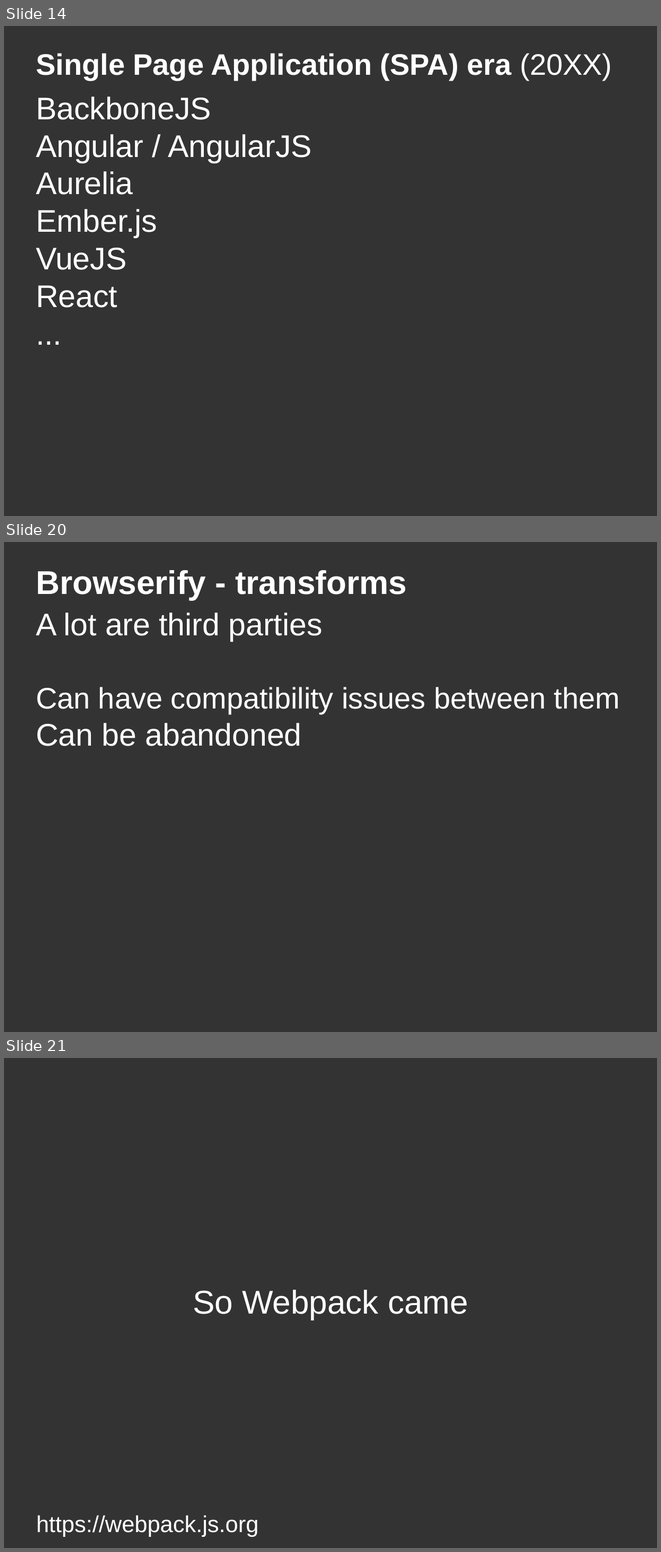
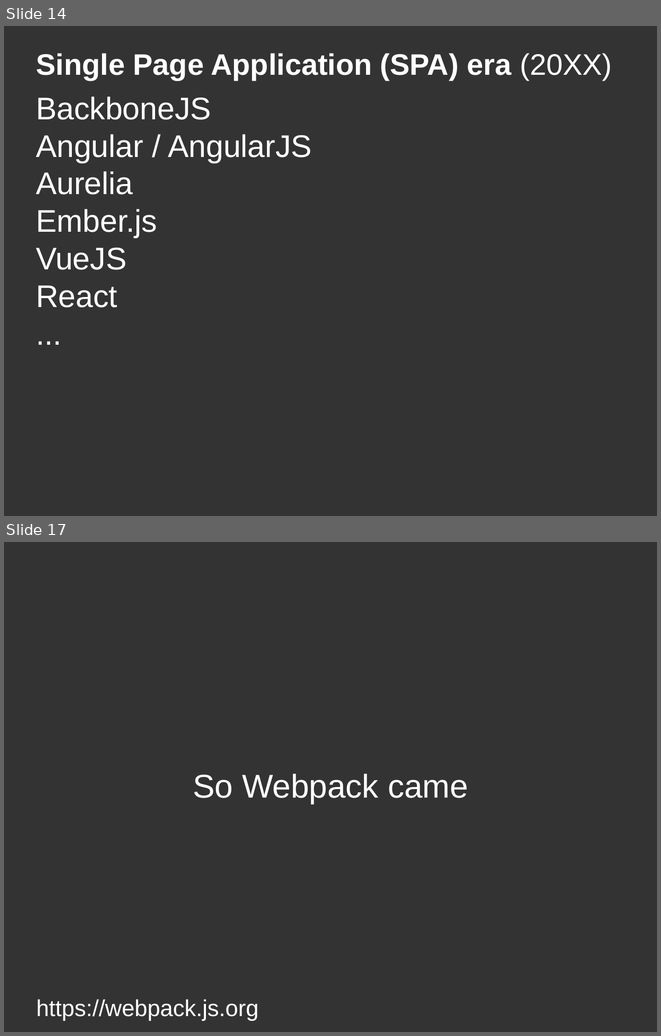
Before and after one commit to DanYellow/misc-tests, a slide deck: webpack-presentation-examples/webpack-presentation.odp. Shown one above the other, each under a label of ours: slides 14, 20 and 21 before the commit, slides 14 and 17 after it; the slides between them are not shown. The pictures are 661x1552 and 661x1036 pixels, drawn with LibreOffice and Linux fonts; fonts in the diff are those of the drawing. Boxes give left, top, right and bottom in pixels: in the first picture for what was removed or moved away, otherwise in the second. Text is boxed around its words. In the diff, an @@ line names an element or a change of style, - is before the commit and + after.

```diff
--- a/webpack-presentation-examples/webpack-presentation.odp
+++ b/webpack-presentation-examples/webpack-presentation.odp
@@ slide 20 removed at [4,542,657,1032], background #333333 @@
@@ title removed at [36,570,407,600] @@
-Browserify - transforms
@@ title removed at [36,612,620,746] @@
-A lot are third parties
-Can have compatibility issues between them
-Can be abandoned
@@ what was slide 21 is now slide 17 @@
```
Also in this commit, not shown: 6 slides changed, 4 other slides removed, 3 other files.
